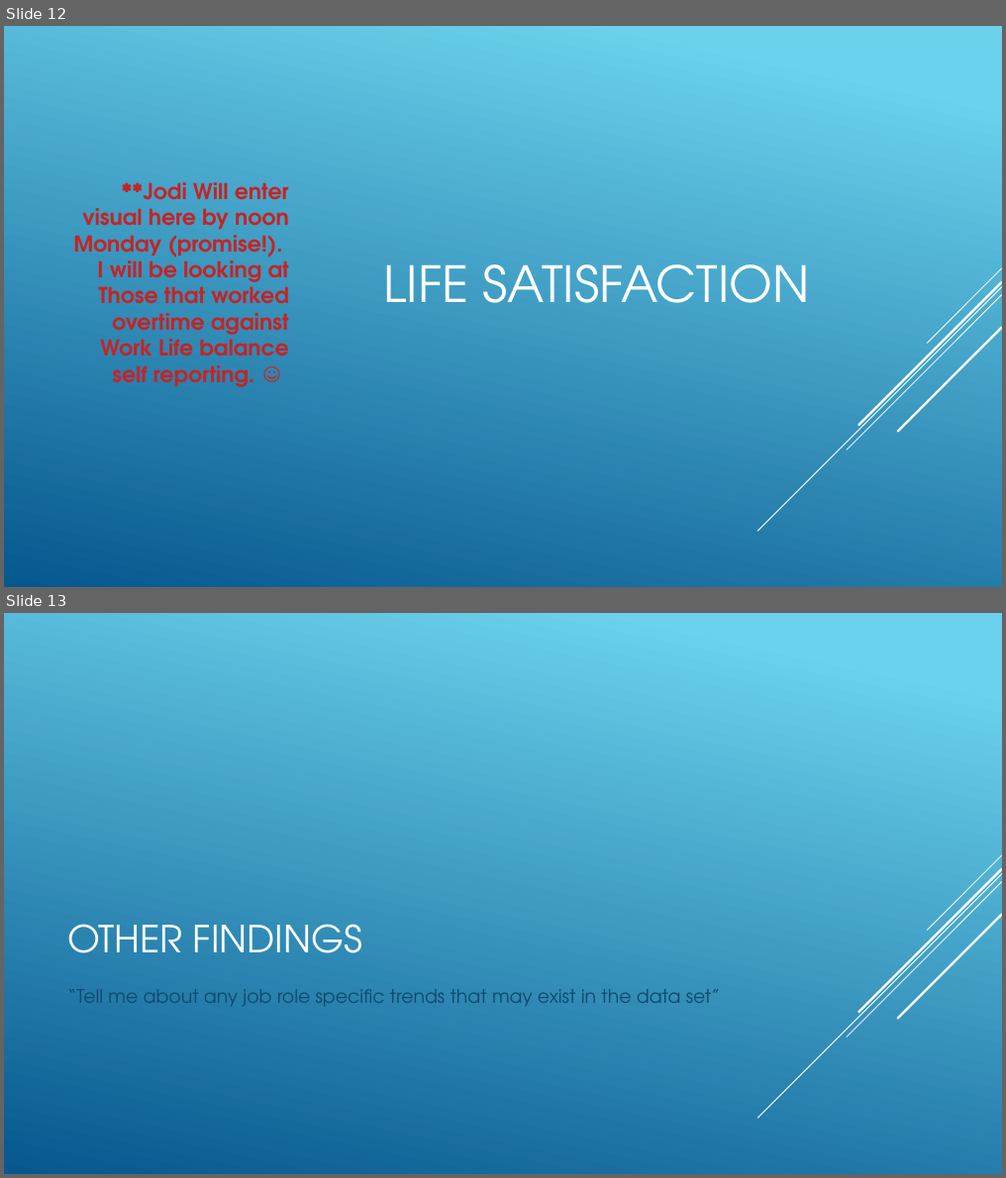
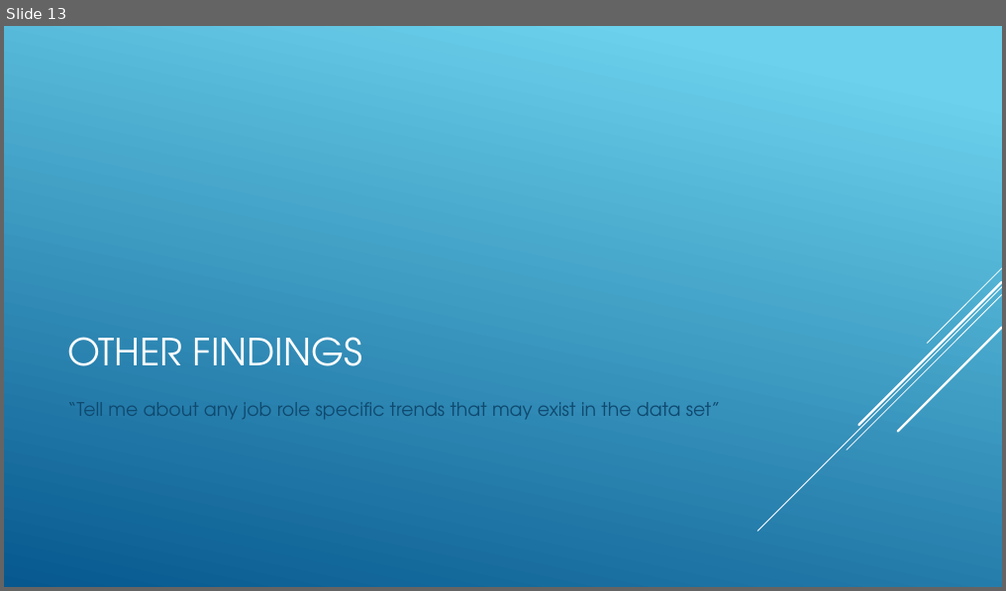
Before and after one commit to R-Chandna/MSDS6306_CaseStudy_2, a slide deck: Attrition_Case_Study_2_pptx_TAJAR_IP.pptx. Shown one above the other, each under a label of ours: slides 12 and 13 before the commit, slide 13 after it. The pictures are 1006x1178 and 1006x591 pixels, drawn with LibreOffice and Linux fonts; fonts in the diff are those of the drawing. Boxes give left, top, right and bottom in pixels: in the first picture for what was removed or moved away, otherwise in the second. Text is boxed around its words. In the diff, an @@ line names an element or a change of style, - is before the commit and + after.

Commit message:
Jodi Edits to PP and Deliverable

```diff
--- a/Attrition_Case_Study_2_pptx_TAJAR_IP.pptx
+++ b/Attrition_Case_Study_2_pptx_TAJAR_IP.pptx
@@ slide 12 removed at <box>4,26,1002,587</box>, background gradient #6ED2EB to #06588E; not listed: 5 template elements that a slide beside it also shows @@
@@ text removed at <box>73,182,289,387</box> @@
-**Jodi Will enter visual here by noon Monday (promise!). I will be looking at Those that worked overtime against Work Life balance self reporting. ☺
@@ title removed at <box>383,265,810,303</box> @@
-LIFE SATISFACTION
```
Also in this commit, not shown: 3 slides added, 1 other slide removed, 5 other files.
